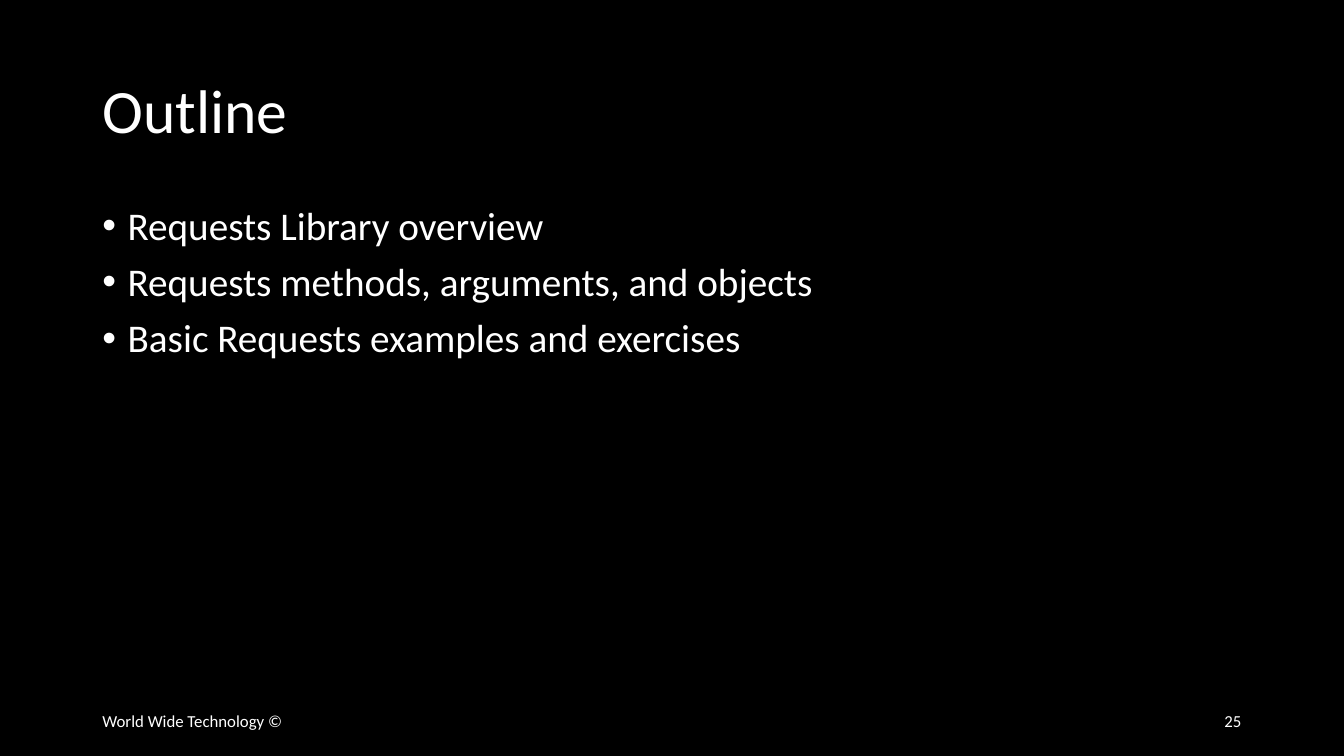
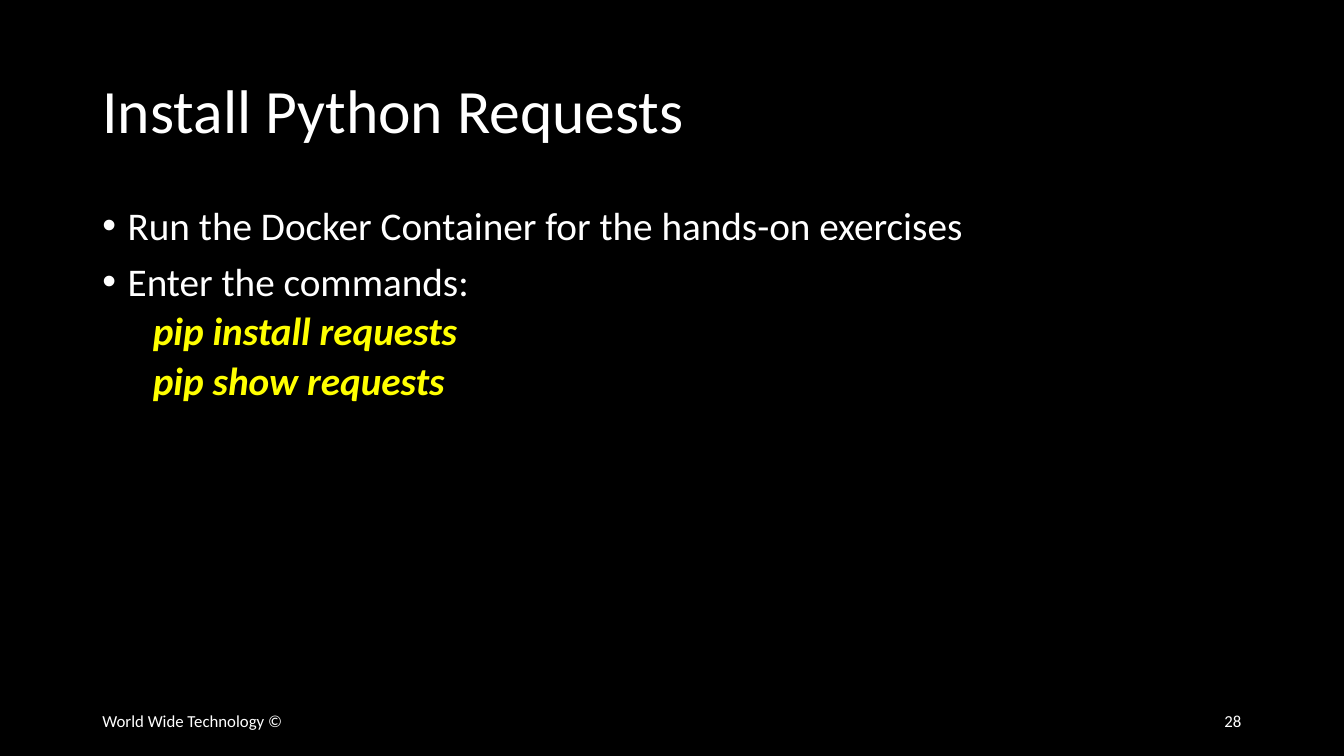
Before and after one commit to wwt/curl-requests-foundations, a slide deck: slide 28 of curl-requests-foundations.pptx (slide 25 before the commit). Drawn at 1344x756 pixels with LibreOffice and Linux fonts; fonts in the diff are those of the drawing. Boxes give left, top, right and bottom in pixels: in the first picture for what was removed or moved away, otherwise in the second. Text is boxed around its words. In the diff, an @@ line names an element or a change of style, - is before the commit and + after.

Commit message:
Started 'REST API Calls With Python Requests' section

```diff
--- a/curl-requests-foundations.pptx
+++ b/curl-requests-foundations.pptx
@@ title at [102,90,683,143]: text changed @@
-Outline
+Install Python Requests
@@ text at [128,212,962,401]: text changed @@
-• Requests Library overview
-• Requests methods, arguments, and objects
-• Basic Requests examples and exercises
+• Run the Docker Container for the hands-on exercises
+• Enter the commands:
+  pip install requests
+  pip show requests
@@ page number at [1224,715,1241,727]: text changed @@
-25
+28
```
Also in this commit, not shown: 1 other slide changed, 8 slides added.
